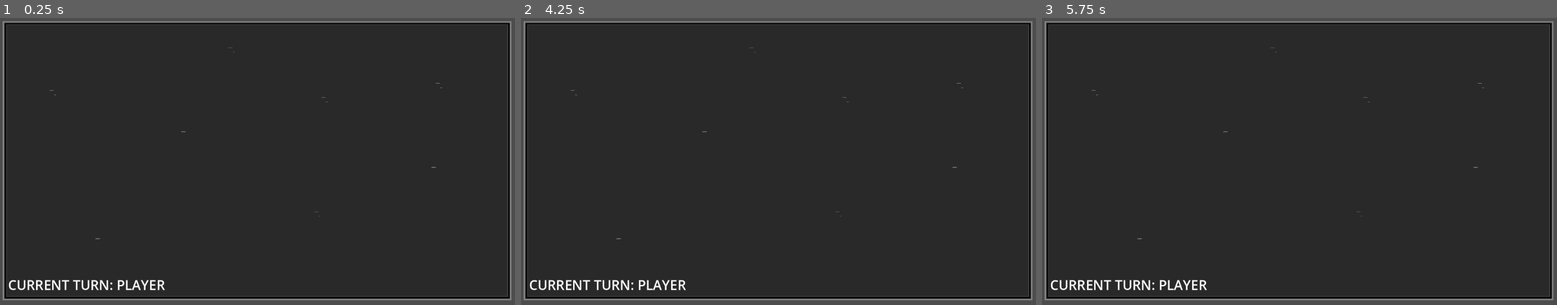
Above: before the commit, frames 1-3 (left to right).
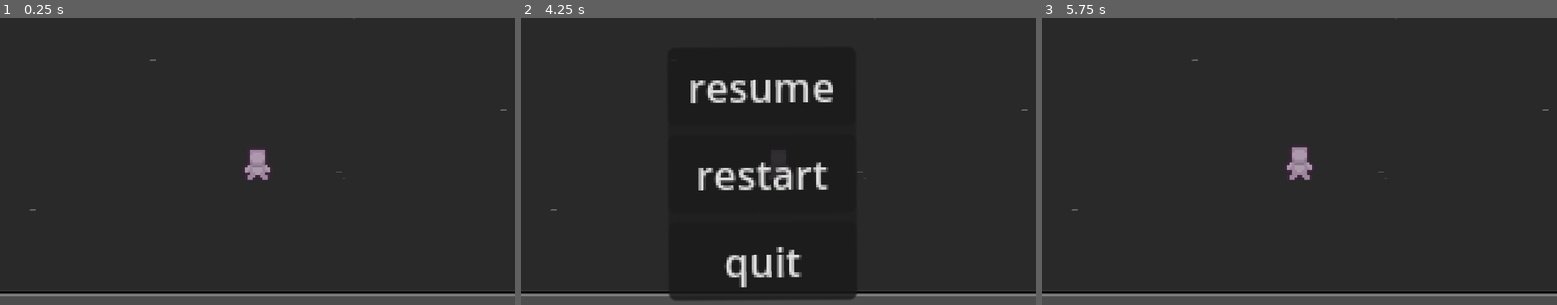
Above: after the commit, the same moments.

Repository: YumNothingSoup/Beginner-Game-Jam
Game: Godot game, scene res://Main Scenes/game_area.tscn
The game is run twice, just before and just after one commit, with the same random seed, the same clock (stepped at 60 frames per second) and the same inputs. Before the commit the project has no main scene; this scene is started directly in both runs.
Inputs (mouse positions are in pixels of both pictures, inside the frame that each line leads up to):
- Up to frame 1 (0.25 s): no input
- Up to frame 2 (4.25 s): tap Enter at 0.5, 2, 3.5 s; tap Space at 1.25, 2.75 s; tap Escape (esc, bound only after the commit) at 4.15 s
- Up to frame 3 (5.75 s): click (1284, 86) at 4.25 s, where only the run after the commit has a clickable "resume"; tap Space at 5 s

The runs differ from the first frame. In frame 1, 8.3% of the frame differs, in the area x 0-100%, y 0-99%; in frame 2, 10%; in frame 3, 8.3%.

Commit message:
Add files via upload

Diff:
--- /dev/null
+++ b/Environment/death_scene.gd
@@ -0,0 +1,15 @@
+extends Node2D
+
+
+# Called when the node enters the scene tree for the first time.
+func _ready() -> void:
+	pass # Replace with function body.
+
+
+# Called every frame. 'delta' is the elapsed time since the previous frame.
+func _process(delta: float) -> void:
+	pass
+
+
+func _on_texture_button_pressed() -> void:
+	get_tree().change_scene_to_file("res://Main Scenes/game_area.tscn")
--- a/Main Scenes/game_area.tscn
+++ b/Main Scenes/game_area.tscn
@@ -1,8 +1,8 @@
-[gd_scene load_steps=7 format=4 uid="uid://cfmsj4pi1erq6"]
+[gd_scene load_steps=6 format=4 uid="uid://cfmsj4pi1erq6"]
 
 [ext_resource type="Texture2D" uid="uid://c85lpf1rfhr17" path="res://Environment/placeholder_tileset.png" id="1_l0jwx"]
-[ext_resource type="Script" path="res://System Managers/turn_manager.gd" id="2_vpg8v"]
-[ext_resource type="Script" path="res://UI/turn_label.gd" id="3_1eq7v"]
+[ext_resource type="PackedScene" uid="uid://dvu67lgff14pj" path="res://charicters/player/player.tscn" id="2_4x8qw"]
+[ext_resource type="PackedScene" uid="uid://cbf5d1fnt08pi" path="res://scene_not_main/pause_menu.tscn" id="3_bdykk"]
 
 [sub_resource type="TileSetAtlasSource" id="TileSetAtlasSource_f751s"]
 texture = ExtResource("1_l0jwx")
@@ -34,9 +34,6 @@
 physics_layer_0/collision_layer = 1
 sources/0 = SubResource("TileSetAtlasSource_f751s")
 
-[sub_resource type="SystemFont" id="SystemFont_blqt2"]
-font_names = PackedStringArray("Arial Rounded MT")
-
 [node name="Main" type="Node2D"]
 
 [node name="TileMap" type="Node2D" parent="."]
@@ -47,27 +44,12 @@
 tile_map_data = PackedByteArray("AAAAAAAAAAAGAAIAAABHAAAAAAAGAAIAABBHACcAAAAGAAYAABAAACcAAAAGAAYAAAAAAAEAAAAGAAUAAAAAAA …(46000 unchanged characters)…
 tile_set = SubResource("TileSet_1rf8j")
 
-[node name="TurnManager" type="Node" parent="."]
-script = ExtResource("2_vpg8v")
+[node name="player" parent="." instance=ExtResource("2_4x8qw")]
+position = Vector2(577, 419)
+rotation = -0.00532027
 
-[node name="EnemyTurnTimer" type="Timer" parent="TurnManager"]
-unique_name_in_owner = true
-wait_time = 1.5
-one_shot = true
-
-[node name="TurnLabel" type="Label" parent="."]
-anchors_preset = 2
-anchor_top = 1.0
-anchor_bottom = 1.0
-offset_left = 18.0
-offset_top = 573.0
-offset_right = 453.0
-offset_bottom = 623.0
-grow_vertical = 0
-theme_override_fonts/font = SubResource("SystemFont_blqt2")
-theme_override_font_sizes/font_size = 30
-text = "CURRENT TURN: PLAYER"
-vertical_alignment = 1
-script = ExtResource("3_1eq7v")
-
-[connection signal="timeout" from="TurnManager/EnemyTurnTimer" to="TurnManager" method="_on_enemy_turn_timer_timeout"]
+[node name="pause_menu" parent="player" instance=ExtResource("3_bdykk")]
+offset_left = -44.2546
+offset_top = -46.2361
+offset_right = -44.2546
+offset_bottom = -46.2361
--- /dev/null
+++ b/charicters/player/player.gd
@@ -0,0 +1,28 @@
+extends CharacterBody2D
+
+@onready var animate: AnimatedSprite2D = $AnimatedSprite2D
+@onready var transition_animation: Node2D = $Transition
+
+
+
+
+# Called when the node enters the scene tree for the first time.
+func _ready() -> void:
+	pass
+
+# Called every frame. 'delta' is the elapsed time since the previous frame.
+func _process(delta: float) -> void:
+	pass
+
+
+
+#death func
+
+func Death():
+	animate.play("death")
+func _on_animated_sprite_2d_animation_finished() -> void:
+	if animate.animation == "death":
+		$transition.visible = true
+		$transition/AnimationPlayer.play("scene_transition")
+		await  get_tree().create_timer(0.5).timeout
+		get_tree().change_scene_to_file("res://Main Scenes/death_scene.tscn")
--- /dev/null
+++ b/charicters/player/player.tscn
@@ -0,0 +1,163 @@
+[gd_scene load_steps=17 format=3 uid="uid://dvu67lgff14pj"]
+
+[ext_resource type="Texture2D" uid="uid://gmfl80oovw3d" path="res://charicters/player/animations/Prototype_Character.png" id="1_4w1qw"]
+[ext_resource type="Script" path="res://charicters/player/player.gd" id="1_ydwdm"]
+
+[sub_resource type="AtlasTexture" id="AtlasTexture_sutav"]
+atlas = ExtResource("1_4w1qw")
+region = Rect2(0, 320, 32, 32)
+
+[sub_resource type="AtlasTexture" id="AtlasTexture_ata7a"]
+atlas = ExtResource("1_4w1qw")
+region = Rect2(32, 320, 32, 32)
+
+[sub_resource type="AtlasTexture" id="AtlasTexture_tdxjc"]
+atlas = ExtResource("1_4w1qw")
+region = Rect2(64, 320, 32, 32)
+
+[sub_resource type="AtlasTexture" id="AtlasTexture_mtyph"]
+atlas = ExtResource("1_4w1qw")
+region = Rect2(0, 0, 32, 32)
+
+[sub_resource type="AtlasTexture" id="AtlasTexture_flt6r"]
+atlas = ExtResource("1_4w1qw")
+region = Rect2(32, 0, 32, 32)
+
+[sub_resource type="AtlasTexture" id="AtlasTexture_ndicv"]
+atlas = ExtResource("1_4w1qw")
+region = Rect2(0, 32, 32, 32)
+
+[sub_resource type="AtlasTexture" id="AtlasTexture_feouu"]
+atlas = ExtResource("1_4w1qw")
+region = Rect2(32, 32, 32, 32)
+
+[sub_resource type="AtlasTexture" id="AtlasTexture_h5id2"]
+atlas = ExtResource("1_4w1qw")
+region = Rect2(0, 64, 32, 32)
+
+[sub_resource type="AtlasTexture" id="AtlasTexture_nny13"]
+atlas = ExtResource("1_4w1qw")
+region = Rect2(32, 64, 32, 32)
+
+[sub_resource type="SpriteFrames" id="SpriteFrames_4vbqw"]
+animations = [{
+"frames": [],
+"loop": true,
+"name": &"bowl",
+"speed": 5.0
+}, {
+"frames": [{
+"duration": 1.0,
+"texture": SubResource("AtlasTexture_sutav")
+}, {
+"duration": 1.0,
+"texture": SubResource("AtlasTexture_ata7a")
+}, {
+"duration": 1.0,
+"texture": SubResource("AtlasTexture_tdxjc")
+}],
+"loop": false,
+"name": &"death",
+"speed": 5.0
+}, {
+"frames": [{
+"duration": 1.0,
+"texture": SubResource("AtlasTexture_mtyph")
+}, {
+"duration": 1.0,
+"texture": SubResource("AtlasTexture_flt6r")
+}, {
+"duration": 1.0,
+"texture": SubResource("AtlasTexture_ndicv")
+}, {
+"duration": 1.0,
+"texture": SubResource("AtlasTexture_feouu")
+}],
+"loop": true,
+"name": &"idle forwad",
+"speed": 5.0
+}, {
+"frames": [{
+"duration": 1.0,
+"texture": SubResource("AtlasTexture_h5id2")
+}, {
+"duration": 1.0,
+"texture": SubResource("AtlasTexture_nny13")
+}],
+"loop": true,
+"name": &"idleb",
+"speed": 5.0
+}]
+
+[sub_resource type="RectangleShape2D" id="RectangleShape2D_vjb5u"]
+size = Vector2(8, 7)
+
+[sub_resource type="Animation" id="Animation_b535r"]
+resource_name = "scene_transition"
+length = 0.5
+tracks/0/type = "value"
+tracks/0/imported = false
+tracks/0/enabled = true
+tracks/0/path = NodePath("ColorRect:color")
+tracks/0/interp = 1
+tracks/0/loop_wrap = true
+tracks/0/keys = {
+"times": PackedFloat32Array(0, 0.5),
+"transitions": PackedFloat32Array(1, 1),
+"update": 0,
+"values": [Color(0, 0, 0, 1), Color(1, 1, 1, 1)]
+}
+
+[sub_resource type="Animation" id="Animation_oxgpu"]
+length = 0.001
+tracks/0/type = "value"
+tracks/0/imported = false
+tracks/0/enabled = true
+tracks/0/path = NodePath("ColorRect:color")
+tracks/0/interp = 1
+tracks/0/loop_wrap = true
+tracks/0/keys = {
+"times": PackedFloat32Array(0),
+"transitions": PackedFloat32Array(1),
+"update": 0,
+"values": [Color(0, 0, 0, 1)]
+}
+
+[sub_resource type="AnimationLibrary" id="AnimationLibrary_j66ya"]
+_data = {
+"RESET": SubResource("Animation_oxgpu"),
+"scene_transition": SubResource("Animation_b535r")
+}
+
+[node name="player" type="CharacterBody2D"]
+scale = Vector2(4, 4)
+script = ExtResource("1_ydwdm")
+
+[node name="AnimatedSprite2D" type="AnimatedSprite2D" parent="."]
+sprite_frames = SubResource("SpriteFrames_4vbqw")
+animation = &"idleb"
+autoplay = "idleb"
+
+[node name="CollisionShape2D" type="CollisionShape2D" parent="."]
+position = Vector2(0, 4.5)
+shape = SubResource("RectangleShape2D_vjb5u")
+
+[node name="Camera2D" type="Camera2D" parent="."]
+zoom = Vector2(1.4, 1.4)
+
+[node name="transition" type="Node2D" parent="."]
+visible = false
+
+[node name="ColorRect" type="ColorRect" parent="transition"]
+offset_left = -72.0
+offset_top = -40.0
+offset_right = 73.0
+offset_bottom = 40.0
+color = Color(0, 0, 0, 1)
+
+[node name="AnimationPlayer" type="AnimationPlayer" parent="transition"]
+libraries = {
+"": SubResource("AnimationLibrary_j66ya")
+}
+
+[connection signal="animation_finished" from="AnimatedSprite2D" to="." method="_on_animated_sprite_2d_animation_finished"]
--- a/project.godot
+++ b/project.godot
@@ -11,12 +11,17 @@
 [application]
 
 config/name="Beginner-Game-Jam-Project"
+run/main_scene="res://Main Scenes/game_area.tscn"
 config/features=PackedStringArray("4.3", "GL Compatibility")
 config/icon="res://icon.svg"
 
-[autoload]
+[input]
 
-Events="*res://Global/Events.gd"
+esc={
+"deadzone": 0.5,
+"events": [Object(InputEventKey,"resource_local_to_scene":false,"resource_name":"","device":-1,"window_id":0,"alt_pressed":false,"shift_pressed":false,"ctrl_pressed":false,"meta_pressed":false,"pressed":false,"keycode":0,"physical_keycode":4194305,"key_label":0,"unicode":0,"location":0,"echo":false,"script":null)
+]
+}
 
 [layer_names]
 
@@ -24,5 +29,6 @@
 
 [rendering]
 
+textures/canvas_textures/default_texture_filter=0
 renderer/rendering_method="gl_compatibility"
 renderer/rendering_method.mobile="gl_compatibility"
--- /dev/null
+++ b/scene_not_main/death_scene.tscn
@@ -0,0 +1,20 @@
+[gd_scene load_steps=3 format=3 uid="uid://bfy2xbpivgb7j"]
+
+[ext_resource type="Script" path="res://Environment/death_scene.gd" id="1_4vv0s"]
+[ext_resource type="Texture2D" uid="uid://d1q8i4r2fr311" path="res://icon.svg" id="2_r6oyu"]
+
+[node name="Death_scene" type="Node2D"]
+script = ExtResource("1_4vv0s")
+
+[node name="ColorRect" type="ColorRect" parent="."]
+offset_right = 1406.0
+offset_bottom = 817.0
+
+[node name="TextureButton" type="TextureButton" parent="."]
+offset_left = 483.0
+offset_top = 230.0
+offset_right = 611.0
+offset_bottom = 358.0
+texture_normal = ExtResource("2_r6oyu")
+
+[connection signal="pressed" from="TextureButton" to="." method="_on_texture_button_pressed"]
--- /dev/null
+++ b/scene_not_main/pause_menu.gd
@@ -0,0 +1,36 @@
+extends Control
+
+
+
+func _process(delta: float) -> void:
+	If_esc_pressed()
+
+
+
+func Resume():
+
+	get_tree().paused= false
+	self.visible = false
+
+func Pause():
+	get_tree().paused= true
+
+func If_esc_pressed():
+	if Input.is_action_just_pressed("esc") and !get_tree().paused:
+		Pause()
+		self.visible = true
+	if Input.is_action_just_pressed("esc") and get_tree().paused:
+		Resume()
+		self.visible = true
+
+
+
+func _on_resume_pressed() :
+	Resume()
+
+func _on_restart_pressed() -> void:
+	Resume()
+	get_tree().change_scene_to_file("res://Main Scenes/game_area.tscn")
+
+func _on_quit_pressed() -> void:
+	get_tree().quit()
--- /dev/null
+++ b/scene_not_main/pause_menu.tscn
@@ -0,0 +1,38 @@
+[gd_scene load_steps=2 format=3 uid="uid://cbf5d1fnt08pi"]
+
+[ext_resource type="Script" path="res://scene_not_main/pause_menu.gd" id="1_xblxu"]
+
+[node name="pause_menu" type="Control"]
+process_mode = 3
+visible = false
+layout_mode = 3
+anchors_preset = 15
+anchor_right = 1.0
+anchor_bottom = 1.0
+grow_horizontal = 2
+grow_vertical = 2
+script = ExtResource("1_xblxu")
+
+[node name="PanelContainer" type="PanelContainer" parent="."]
+layout_mode = 0
+offset_right = 75.0
+offset_bottom = 101.0
+
+[node name="VBoxContainer" type="VBoxContainer" parent="PanelContainer"]
+layout_mode = 2
+
+[node name="Resume" type="Button" parent="PanelContainer/VBoxContainer"]
+layout_mode = 2
+text = "resume"
+
+[node name="Restart" type="Button" parent="PanelContainer/VBoxContainer"]
+layout_mode = 2
+text = "restart"
+
+[node name="Quit" type="Button" parent="PanelContainer/VBoxContainer"]
+layout_mode = 2
+text = "quit"
+
+[connection signal="pressed" from="PanelContainer/VBoxContainer/Resume" to="." method="_on_resume_pressed"]
+[connection signal="pressed" from="PanelContainer/VBoxContainer/Restart" to="." method="_on_restart_pressed"]
+[connection signal="pressed" from="PanelContainer/VBoxContainer/Quit" to="." method="_on_quit_pressed"]
Binary file added: charicters/player/animations/Prototype_Character.png
Not shown, added: charicters/player/animations/Prototype_Character.png.import
